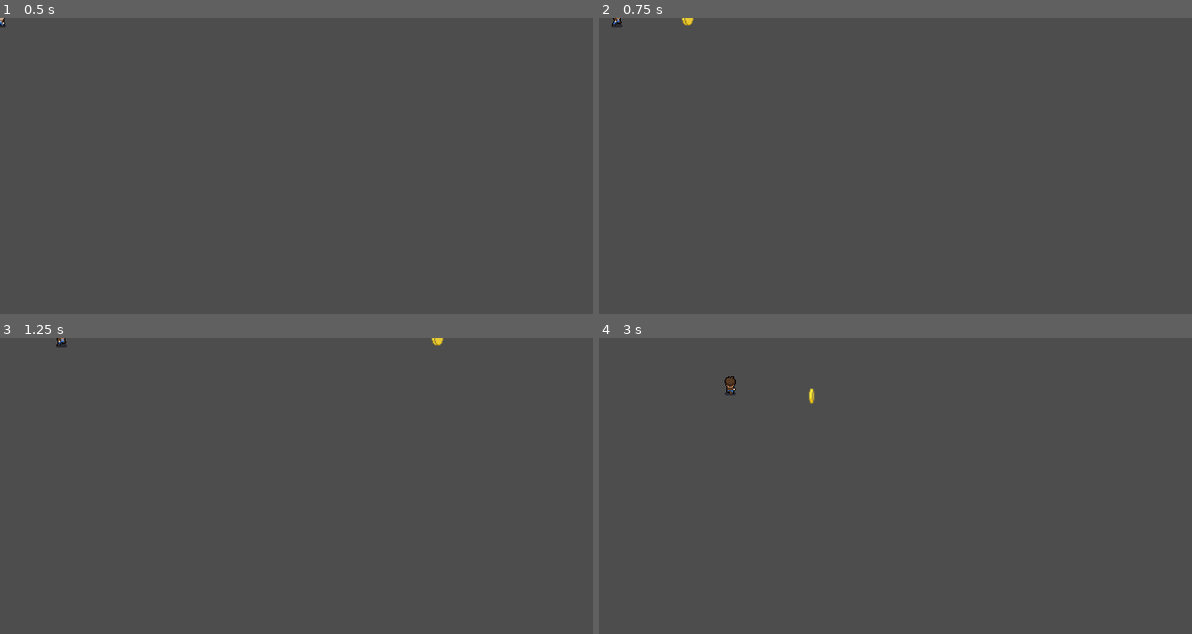
Above: before the commit, frames 1-4 (two rows, left to right).
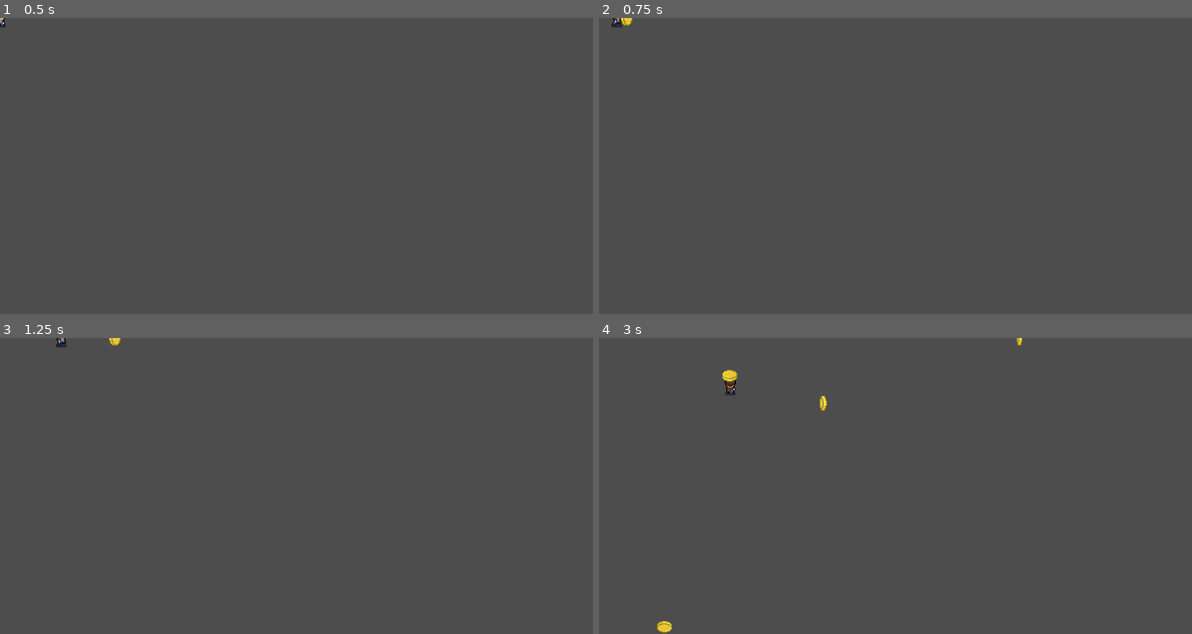
Above: after the commit, the same moments.

Repository: emyeatGrass/ConUhacksX
Game: Godot game, scene res://scenes/test_scene_1.tscn
Two runs of this game, one before a commit and one after it. Both use one fixed random seed, a clock stepped at 60 frames per second and the inputs below. The project has no main scene, so this scene is started directly.
Inputs:
- Up to frame 1 (0.5 s): no input
- Up to frame 2 (0.75 s): tap Enter at 0.5 s; hold Right (move_right) from 0.53 s (still down); tap Space (shoot) at 0.6 s
- Up to frame 3 (1.25 s): keep holding Right (move_right)
- Up to frame 4 (3 s): release Right (move_right) at 1.28 s; hold Down (move_down) 1.28-2.03 s; tap Space (shoot) at 1.35, 2.1, 2.85 s; hold Right (move_right) 2.03-2.78 s; hold Up (move_up) from 2.78 s (still down)

Frame 1 is identical in both runs. In frame 2, less than 0.1% of the frame differs, in the area x 3-16%, y 0-3%; in frame 3, less than 0.1%; in frame 4, 0.3%, in the area x 9-72%, y 0-100%.

Commit message:
Working coins

Diff:
--- a/lost-and-jammed/scripts/coin.gd
+++ b/lost-and-jammed/scripts/coin.gd
@@ -1,6 +1,6 @@
 extends Area2D
 
-const SPEED = 800.0
+const SPEED = 200.0
 
 @onready var _animated_sprite: AnimatedSprite2D = $AnimatedSprite2D
 @onready var _screen_notifier: VisibleOnScreenNotifier2D = $VisibleOnScreenNotifier2D
--- a/lost-and-jammed/scripts/player.gd
+++ b/lost-and-jammed/scripts/player.gd
@@ -5,6 +5,12 @@
 
 const SPEED = 100.0
 var last_direction;
+const direction_to_vector := {
+	"right": Vector2.RIGHT,
+	"left": Vector2.LEFT,
+	"up": Vector2.UP,
+	"down": Vector2.DOWN,
+}
 const direction_to_idle = {
 	"right": "idle_side",
 	"left": "idle_side",
@@ -18,7 +24,7 @@
 	"down": "run_down"
 }
 
-func _process(delta: float) -> void:
+func _process(_delta: float) -> void:
 	if Input.is_action_pressed("move_right"):
 		last_direction = "right";
 		_animated_sprite.flip_h = false;
@@ -37,7 +43,7 @@
 		var animation = direction_to_idle[last_direction] if velocity == Vector2.ZERO else direction_to_run[last_direction]
 		_animated_sprite.play(animation);
 
-func _physics_process(delta: float) -> void:
+func _physics_process(_delta: float) -> void:
 	var direction := Input.get_vector("move_left", "move_right", "move_up", "move_down")
 	if direction:
 		velocity = direction * SPEED
@@ -51,5 +57,6 @@
 	if coin:
 		coin.reset()
 		coin.global_position = global_position
-		coin.rotation = global_rotation
+		var aim_dir: Vector2 = direction_to_vector.get(last_direction, Vector2.RIGHT)
+		coin.global_rotation = aim_dir.angle()
 		#audio_manager.play_gunshot()
